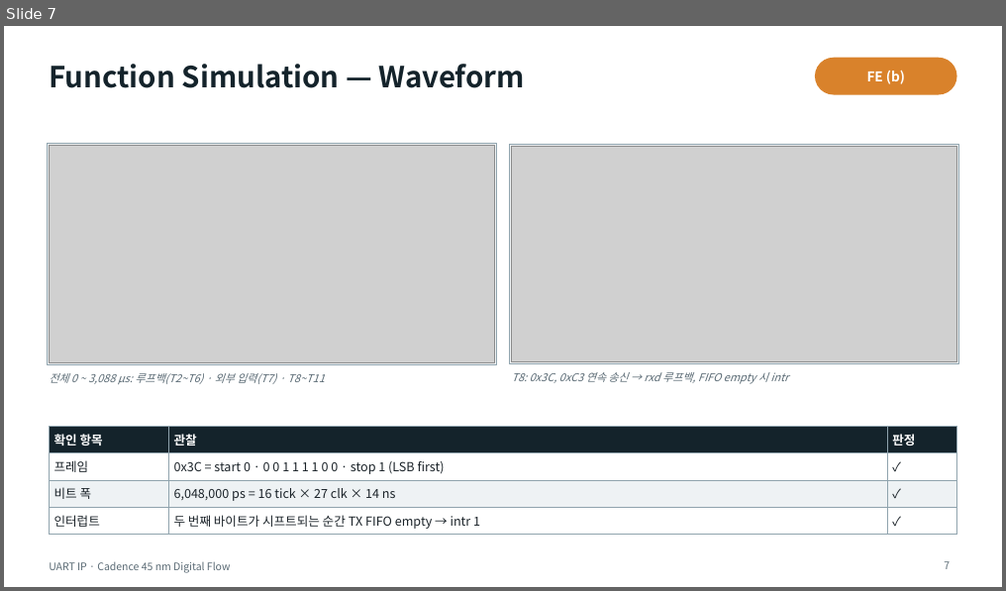
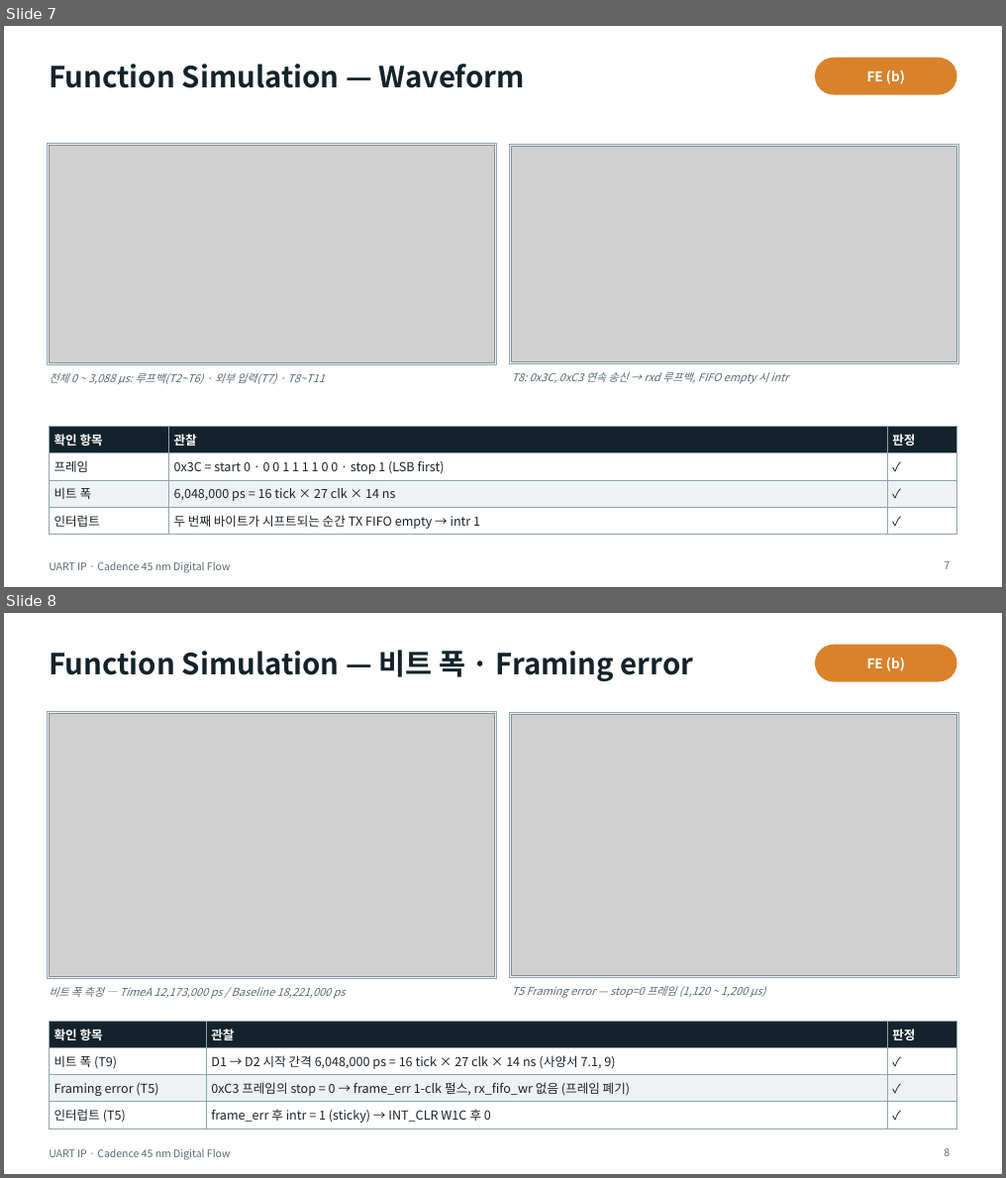
Before and after one commit to Chad-Jung/Project, a slide deck: proj1_make/TOP/DOC/UART_IP_Portfolio_KO.pptx. Shown one above the other, each under a label of ours: slide 7 before the commit, slides 7 and 8 after it. The pictures are 1006x591 and 1006x1178 pixels, drawn with LibreOffice and Linux fonts; fonts in the diff are those of the drawing; grey boxes stand for pictures. Boxes give left, top, right and bottom in pixels: in the first picture for what was removed or moved away, otherwise in the second. Text is boxed around its words. In the diff, an @@ line names an element or a change of style, - is before the commit and + after.

```diff
--- a/proj1_make/TOP/DOC/UART_IP_Portfolio_KO.pptx
+++ b/proj1_make/TOP/DOC/UART_IP_Portfolio_KO.pptx
@@ slide 8 added at [4,613,1002,1174], background #FFFFFF; not listed: 1 template element that a slide beside it also shows @@
@@ title added at [49,650,694,681], 28 pt, text #14232B, bold @@
+Function Simulation — 비트 폭 · Framing error
@@ rounded rectangle added at [815,645,957,682], fill #D9822B @@
@@ text added at [867,658,905,671], 13 pt, text #FFFFFF, bold @@
+FE (b)
@@ rectangle added at [47,712,497,979], fill #EEF2F4, outline #8FA3AD 0.75 pt @@
@@ picture added at [49,714,494,977] @@
@@ rectangle added at [509,712,959,977], fill #EEF2F4, outline #8FA3AD 0.75 pt @@
@@ picture added at [512,714,957,975] @@
@@ text added at [49,987,346,999], 10.5 pt, text #5B6B75, italic @@
+비트 폭 측정 — TimeA 12,173,000 ps / Baseline 18,221,000 ps
@@ text added at [512,986,766,998], 10.5 pt, text #5B6B75, italic @@
+T5 Framing error — stop=0 프레임 (1,120 ~ 1,200 µs)
@@ table added at [49,1021,957,1127], 4 rows, 3 columns @@
+확인 항목 | 관찰 | 판정
+비트 폭 (T9) | D1 → D2 시작 간격 6,048,000 ps = 16 tick × 27 clk × 14 ns (사양서 7.1, 9) | ✓
+Framing error (T5) | 0xC3 프레임의 stop = 0 → frame_err 1-clk 펄스, rx_fifo_wr 없음 (프레임 폐기) | ✓
+인터럽트 (T5) | frame_err 후 intr = 1 (sticky) → INT_CLR W1C 후 0 | ✓
@@ page number added at [944,1149,949,1157], 10 pt, text #5B6B75 @@
+8
```
Also in this commit, not shown: 2 slides changed, 3 other files.
